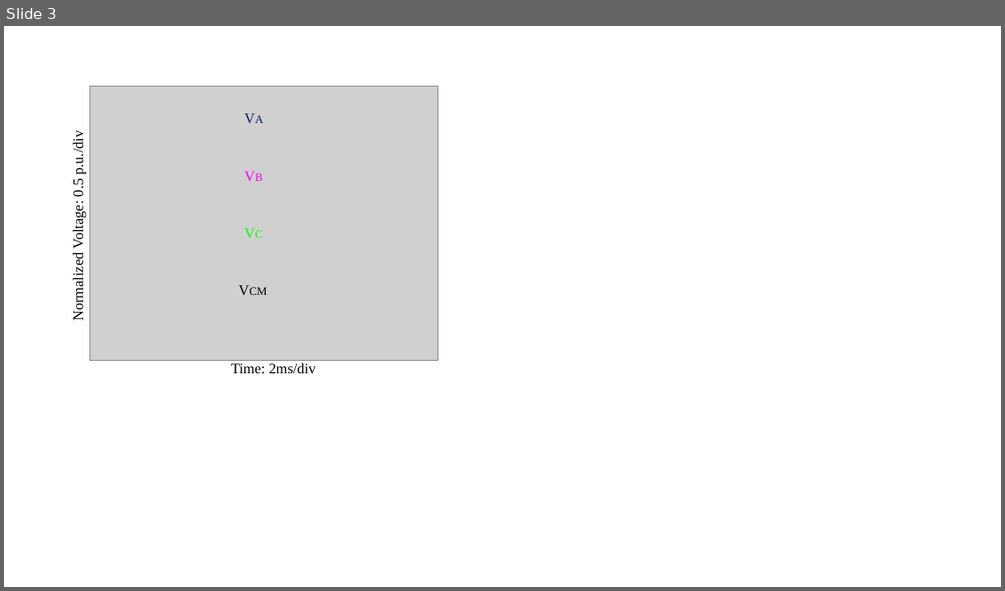
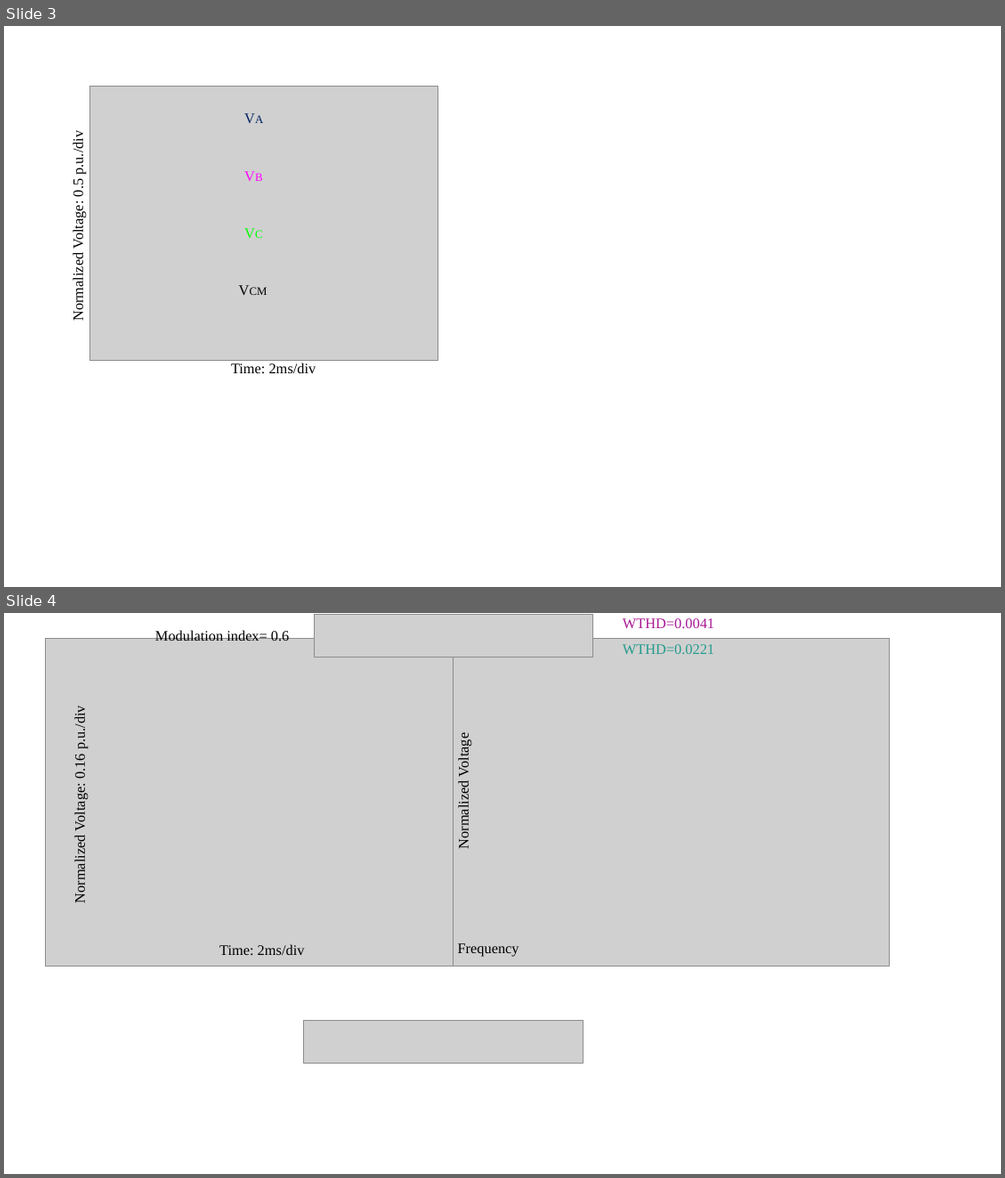
Before and after one commit to EnesAyaz/KTH, a slide deck: ECCE-2025/Simulation/Simulation.pptx. Shown one above the other, each under a label of ours: slide 3 before the commit, slides 3 and 4 after it. The pictures are 1005x591 and 1005x1178 pixels, drawn with LibreOffice and Linux fonts; fonts in the diff are those of the drawing; grey boxes stand for pictures. Boxes give left, top, right and bottom in pixels: in the first picture for what was removed or moved away, otherwise in the second. Text is boxed around its words. In the diff, an @@ line names an element or a change of style, - is before the commit and + after.

```diff
--- a/ECCE-2025/Simulation/Simulation.pptx
+++ b/ECCE-2025/Simulation/Simulation.pptx
@@ slide 4 added at (x1=4, y1=613, x2=1001, y2=1174), background #FFFFFF @@
@@ picture added at (x1=46, y1=639, x2=482, y2=966) @@
@@ text added at (x1=155, y1=629, x2=289, y2=641), 14 pt, text #000000 @@
+Modulation index= 0.6
@@ picture added at (x1=315, y1=615, x2=592, y2=657) @@
@@ picture added at (x1=453, y1=639, x2=890, y2=966) @@
@@ text added at (x1=623, y1=618, x2=714, y2=628), 14 pt, text #A71993 @@
+WTHD=0.0041
@@ text added at (x1=623, y1=644, x2=714, y2=654), 14 pt, text #249C8E @@
+WTHD=0.0221
@@ text added at (x1=72, y1=710, x2=88, y2=901), 14 pt, text #000000 @@
+Normalized Voltage: 0.16 p.u./div
@@ text added at (x1=455, y1=738, x2=471, y2=847), 14 pt, text #000000 @@
+Normalized Voltage
@@ text added at (x1=219, y1=944, x2=305, y2=955), 14 pt, text #000000 @@
+Time: 2ms/div
@@ text added at (x1=458, y1=943, x2=519, y2=957), 14 pt, text #000000 @@
+Frequency
@@ picture added at (x1=303, y1=1021, x2=583, y2=1063) @@
```
Also in this commit, not shown: 6 other slides added, 11 other files.
